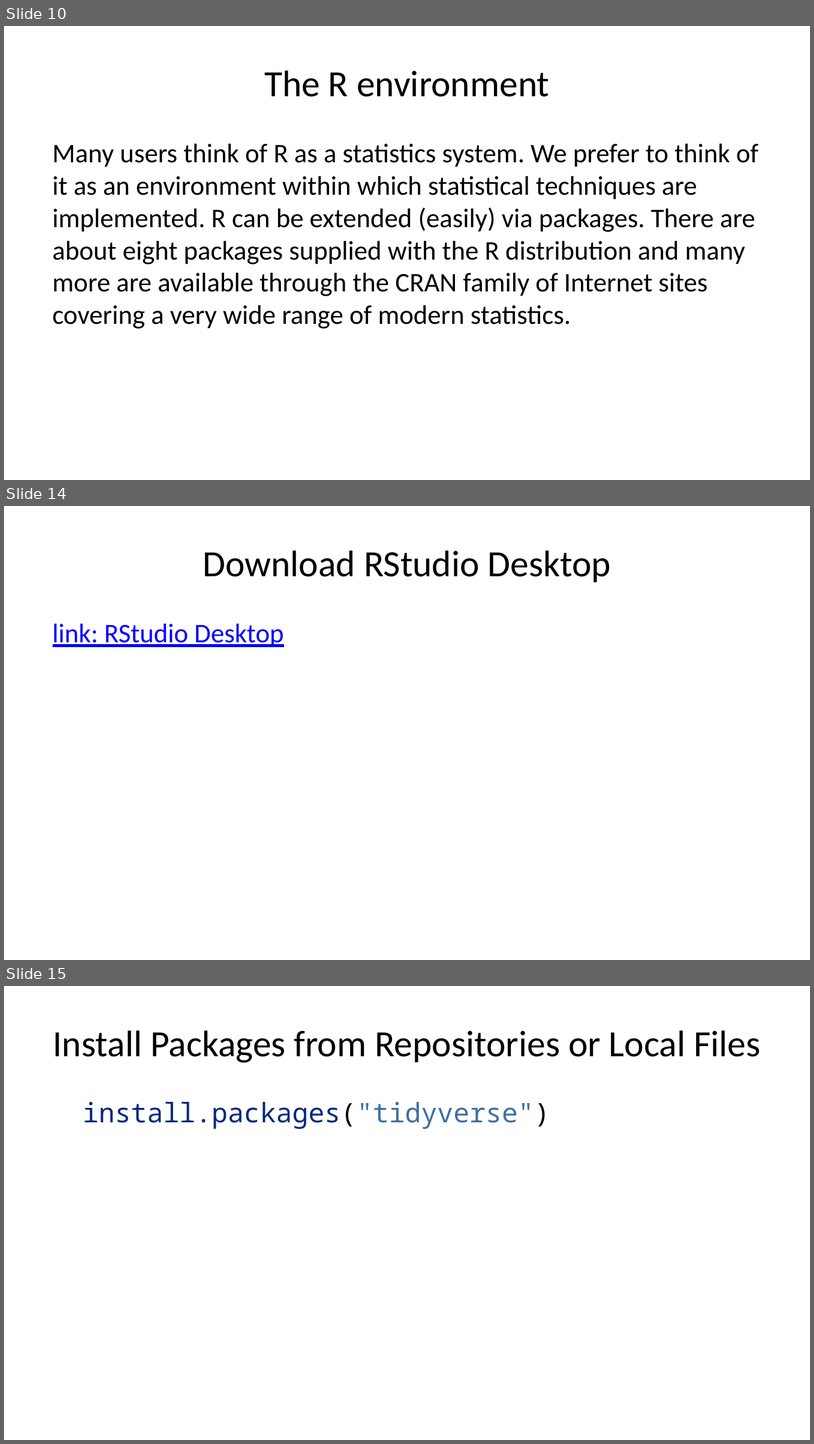
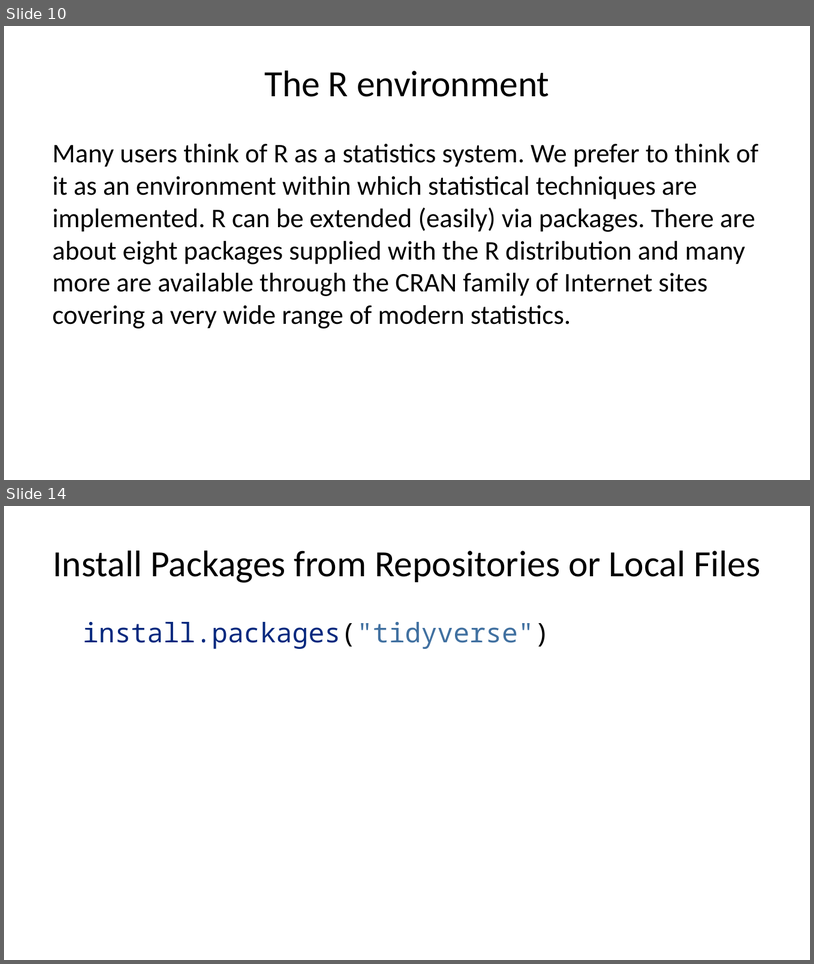
Before and after one commit to clobos/UFSCar_Sorocaba_15_03_23, a slide deck: slides_UFSCar.pptx. Shown one above the other, each under a label of ours: slides 10, 14 and 15 before the commit, slides 10 and 14 after it; the slides between them are not shown. The pictures are 814x1444 and 814x964 pixels, drawn with LibreOffice and Linux fonts; fonts in the diff are those of the drawing. Boxes give left, top, right and bottom in pixels: in the first picture for what was removed or moved away, otherwise in the second. Text is boxed around its words. In the diff, an @@ line names an element or a change of style, - is before the commit and + after.

```diff
--- a/slides_UFSCar.pptx
+++ b/slides_UFSCar.pptx
@@ slide 14 removed at (x1=4, y1=506, x2=810, y2=960), background #FFFFFF @@
@@ title removed at (x1=203, y1=550, x2=611, y2=582) @@
-Download RStudio Desktop
@@ text removed at (x1=53, y1=624, x2=284, y2=647) @@
-link: RStudio Desktop
@@ what was slide 15 is now slide 14 @@
```
Also in this commit, not shown: 9 slides changed, 6 other files.
